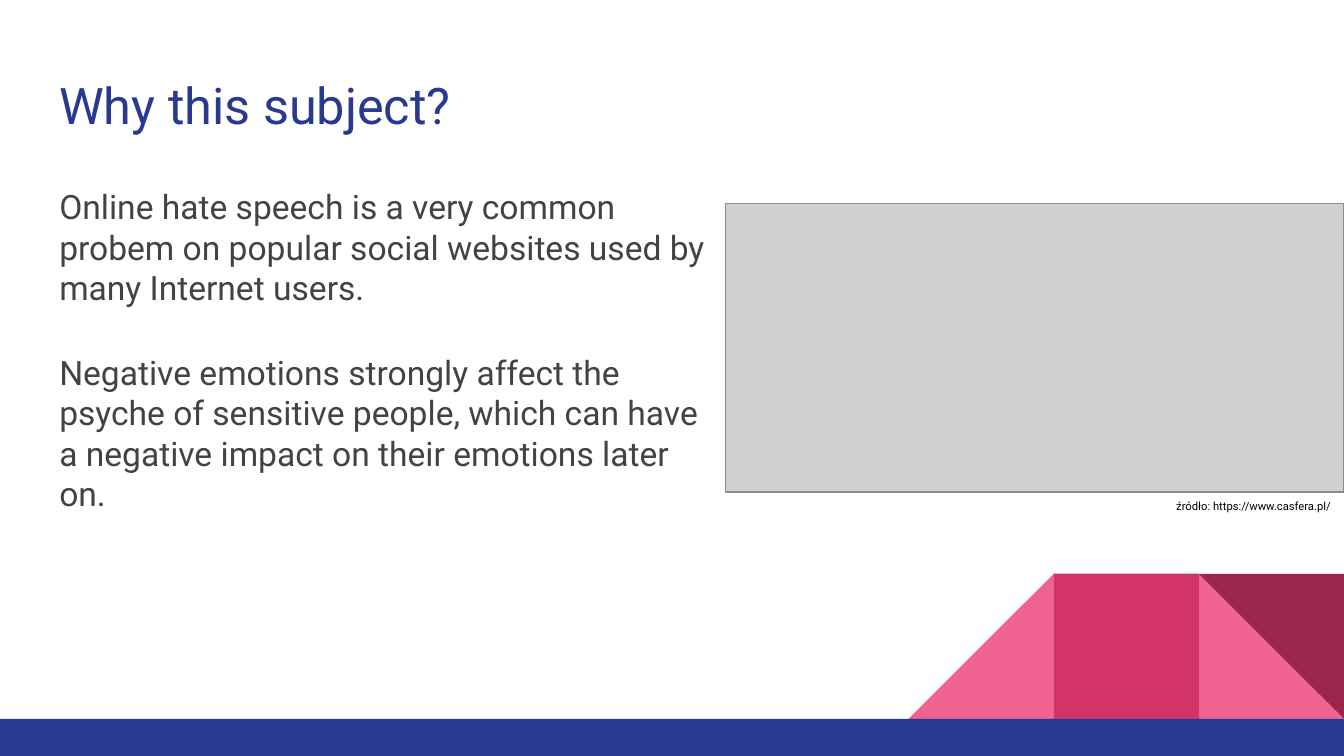
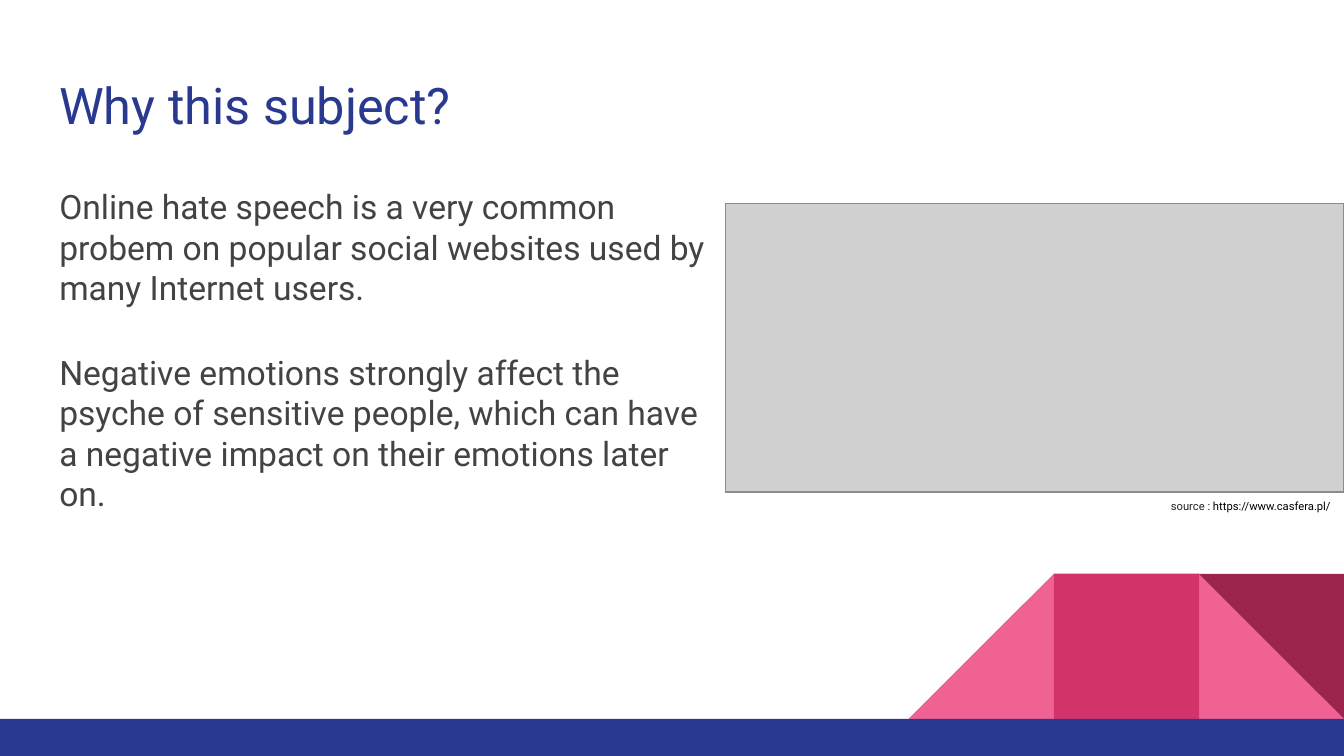
Before and after one commit to Jakub-S-K/beHappy-Ai4Youth, a slide deck: slide 3 of beHappy in English.pptx. Drawn at 1344x756 pixels with LibreOffice and Linux fonts; fonts in the diff are those of the drawing; grey boxes stand for pictures. Boxes give left, top, right and bottom in pixels: in the first picture for what was removed or moved away, otherwise in the second. Text is boxed around its words. In the diff, an @@ line names an element or a change of style, - is before the commit and + after.

```diff
--- a/beHappy in English.pptx
+++ b/beHappy in English.pptx
@@ text at [1171, 501, 1331, 513]: text changed @@
-źródło: https://www.casfera.pl/
+source : https://www.casfera.pl/
```
Also in this commit, not shown: 6 other slides changed, 1 slide added, 1 slide removed, 1 other file.
